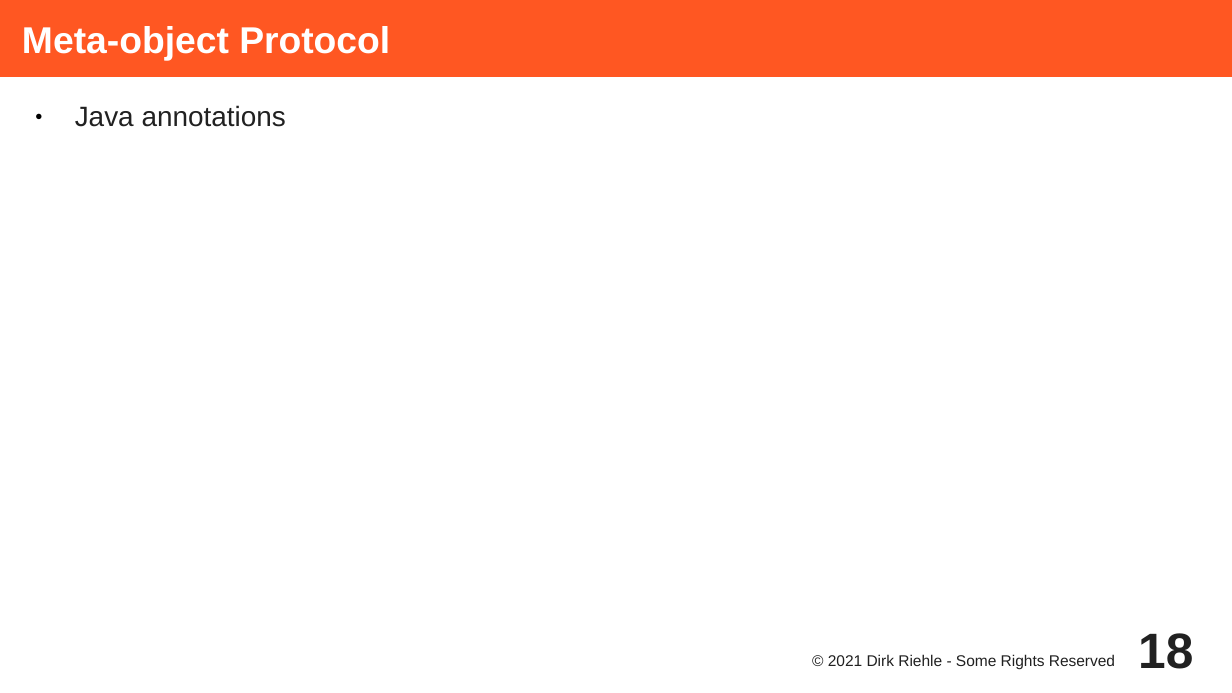
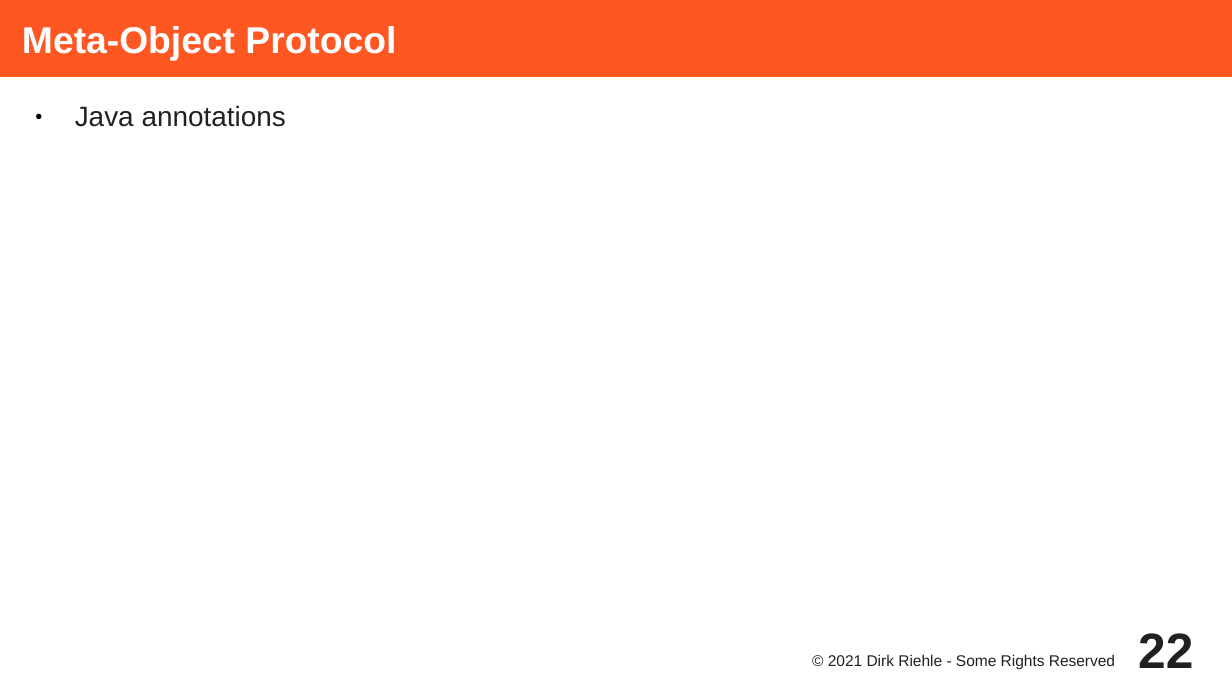
Before and after one commit to dirkriehle/adap-course, a slide deck: slide 22 of Lecture Slides/ADAP C11 - Object-oriented Frameworks.odp (slide 18 before the commit). Drawn at 1232x693 pixels with LibreOffice and Linux fonts; fonts in the diff are those of the drawing. Boxes give left, top, right and bottom in pixels: in the first picture for what was removed or moved away, otherwise in the second. Text is boxed around its words. In the diff, an @@ line names an element or a change of style, - is before the commit and + after.

```diff
--- a/Lecture Slides/ADAP C11 - Object-oriented Frameworks.odp
+++ b/Lecture Slides/ADAP C11 - Object-oriented Frameworks.odp
@@ title at [22,26,396,61]: text changed @@
-Meta-object Protocol
+Meta-Object Protocol
@@ page number at [1138,633,1193,668]: text changed @@
-18
+22
```
Also in this commit, not shown: 8 other slides changed, 9 slides added, 5 other files.
